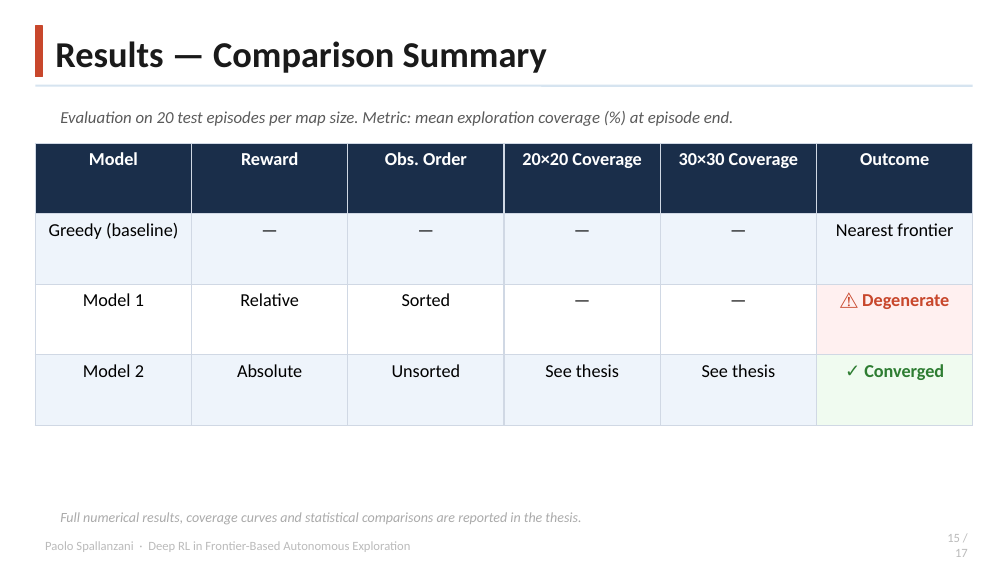
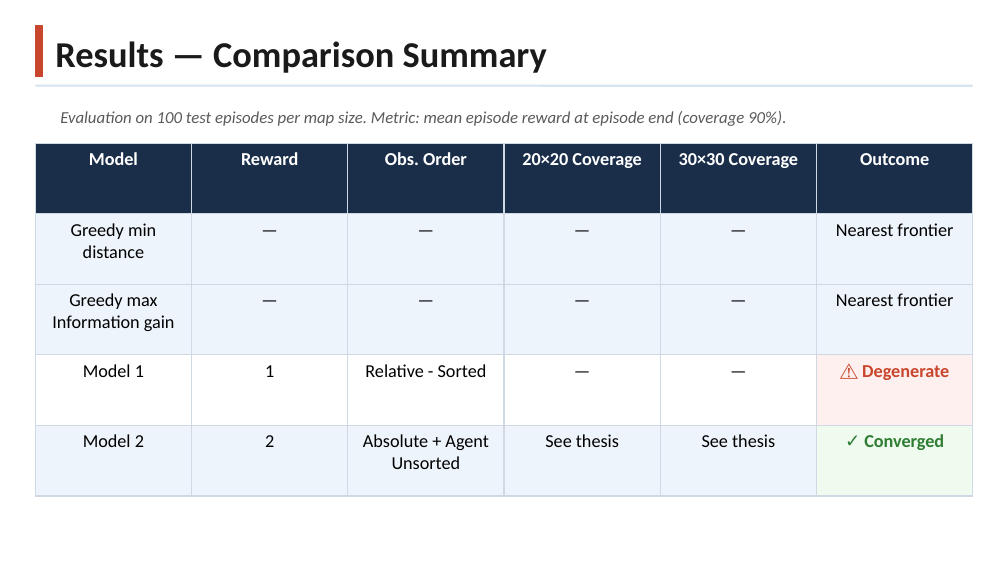
Before and after one commit to Paolo-Spall/presentazione_tesi_dae, a slide deck: slide 15 of presentation_draft.pptx. Drawn at 1008x567 pixels with LibreOffice and Linux fonts; fonts in the diff are those of the drawing. Boxes give left, top, right and bottom in pixels: in the first picture for what was removed or moved away, otherwise in the second. Text is boxed around its words. In the diff, an @@ line names an element or a change of style, - is before the commit and + after.

```diff
--- a/presentation_draft.pptx
+++ b/presentation_draft.pptx
@@ text at (60, 111, 786, 126): text changed @@
-Evaluation on 20 test episodes per map size. Metric: mean exploration coverage (%) at episode end.
+Evaluation on 100 test episodes per map size. Metric: mean episode reward at episode end (coverage 90%).
@@ table at (35, 143, 973, 496) @@
-row 2: Greedy (baseline) | — | — | — | — | Nearest frontier
-row 3: Model 1 | Relative | Sorted | — | — | ⚠ Degenerate
-row 4: Model 2 | Absolute | Unsorted | See thesis | See thesis | ✓ Converged
+row 2: Greedy min distance | — | — | — | — | Nearest frontier
+row 3: Greedy max / Information gain | — | — | — | — | Nearest frontier
+row 4: Model 1 | 1 | Relative - Sorted | — | — | ⚠ Degenerate
+row 5: Model 2 | 2 | Absolute + Agent / Unsorted | See thesis | See thesis | ✓ Converged
@@ text removed at (60, 512, 581, 524) @@
-Full numerical results, coverage curves and statistical comparisons are reported in the thesis.
@@ text removed at (947, 534, 968, 557) @@
-15 / 17
@@ text removed at (45, 541, 410, 552) @@
-Paolo Spallanzani · Deep RL in Frontier-Based Autonomous Exploration
```
Also in this commit, not shown: 1 other slide changed, 3 other files.
